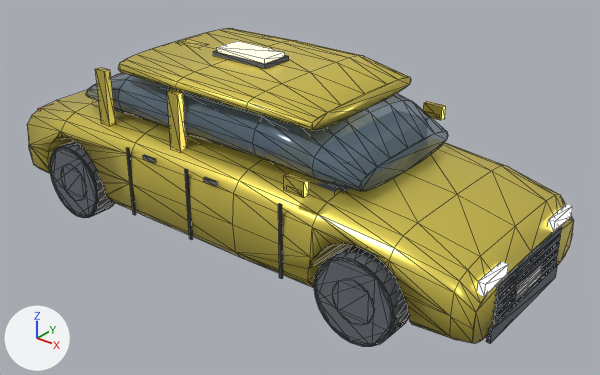
Before and after pictures for a commit that changed the glTF model ClientWeb/src/assets/models/vehicles/taxi.glb.
Camera for both pictures: a 50 mm lens placed at (0.418, -0.484, 0.349), pointed at (0.028, 0.003, 0.047). Arrows for +X, +Y and +Z are at lower left; the lights stay in place. The first picture is the older version. Mesh edges are drawn as thin lines.

Objects in the first picture: 'VehicleTaxi'.
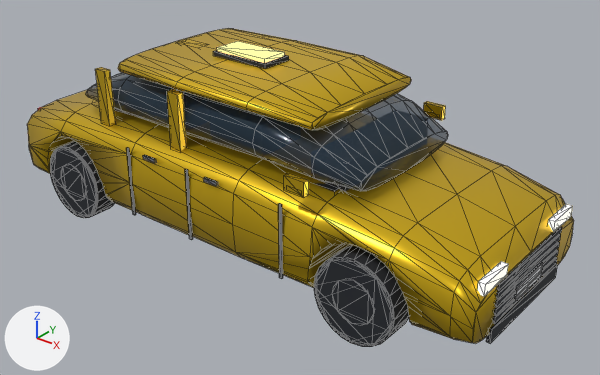
Boxes (x1, y1, x2, y2) around the edits, measured in the pictures (600 x 375 px):
'VehicleTaxi', recoloured
    both: (27, 28, 574, 347)

The change, as a diff of the scene's bpy script:
```diff
--- a/ClientWeb/src/assets/models/vehicles/taxi.glb.py
+++ b/ClientWeb/src/assets/models/vehicles/taxi.glb.py
@@ mat_paint @@
 mat_paint = principled_material('Paint')
-mat_paint.base_color = (0.91, 0.753, 0.125)  # yellow #f5e163
+mat_paint.base_color = (0.807, 0.527, 0.0144)  # yellow #e8c020
 mat_paint.metallic = 0.75
@@ mat_glass @@
 mat_glass = principled_material('Glass')
-mat_glass.base_color = (0.173, 0.263, 0.337)  # blue #738c9d
+mat_glass.base_color = (0.0252, 0.0561, 0.0931)  # dark blue #2c4356
 mat_glass.metallic = 0.1
@@ mat_paintdark @@
 mat_paintdark = principled_material('PaintDark')
-mat_paintdark.base_color = (0.91, 0.753, 0.125)  # yellow #f5e163
+mat_paintdark.base_color = (0.807, 0.527, 0.0144)  # yellow #e8c020
 mat_paintdark.metallic = 0.65
@@ mat_vehicledark @@
 mat_vehicledark = principled_material('VehicleDark')
-mat_vehicledark.base_color = (0.133, 0.149, 0.173)  # grey #666c73
+mat_vehicledark.base_color = (0.016, 0.0194, 0.0252)  # black #22262c
 mat_vehicledark.metallic = 0.05
@@ mat_taillight_bar @@
 mat_taillight_bar.roughness = 0.3
-mat_taillight_bar.emission_color = (0.8, 0.113, 0.0753)  # red #e75e4e
+mat_taillight_bar.emission_color = (0.8, 0.0141, 0.00731)  # red #e72015
 mat_taillight_bar.emission_strength = 1.0
@@ mat_plate @@
 mat_plate = principled_material('Plate')
-mat_plate.base_color = (0.914, 0.922, 0.933)  # white #f5f6f7
+mat_plate.base_color = (0.815, 0.831, 0.855)  # white #e9ebee
@@ mat_chrome @@
 mat_chrome = principled_material('Chrome')
-mat_chrome.base_color = (0.788, 0.808, 0.839)  # white #e6e8ec
+mat_chrome.base_color = (0.584, 0.617, 0.672)  # light grey #c9ced6
 mat_chrome.metallic = 1.0
@@ mat_taxisign @@
 mat_taxisign = principled_material('TaxiSign')
-mat_taxisign.base_color = (0.165, 0.125, 0.0314)  # brown #716332
+mat_taxisign.base_color = (0.0232, 0.0144, 0.00243)  # black #2a2008
 mat_taxisign.roughness = 0.4
-mat_taxisign.emission_color = (1.0, 0.851, 0.541)  # beige #ffeec2
+mat_taxisign.emission_color = (1.0, 0.694, 0.254)  # beige #ffd98a
 mat_taxisign.emission_strength = 1.4
@@ mat_tire @@
 mat_tire = principled_material('Tire')
-mat_tire.base_color = (0.11, 0.118, 0.133)  # dark grey #5d6066
+mat_tire.base_color = (0.0116, 0.013, 0.016)  # black #1c1e22
 mat_tire.roughness = 0.92
```
